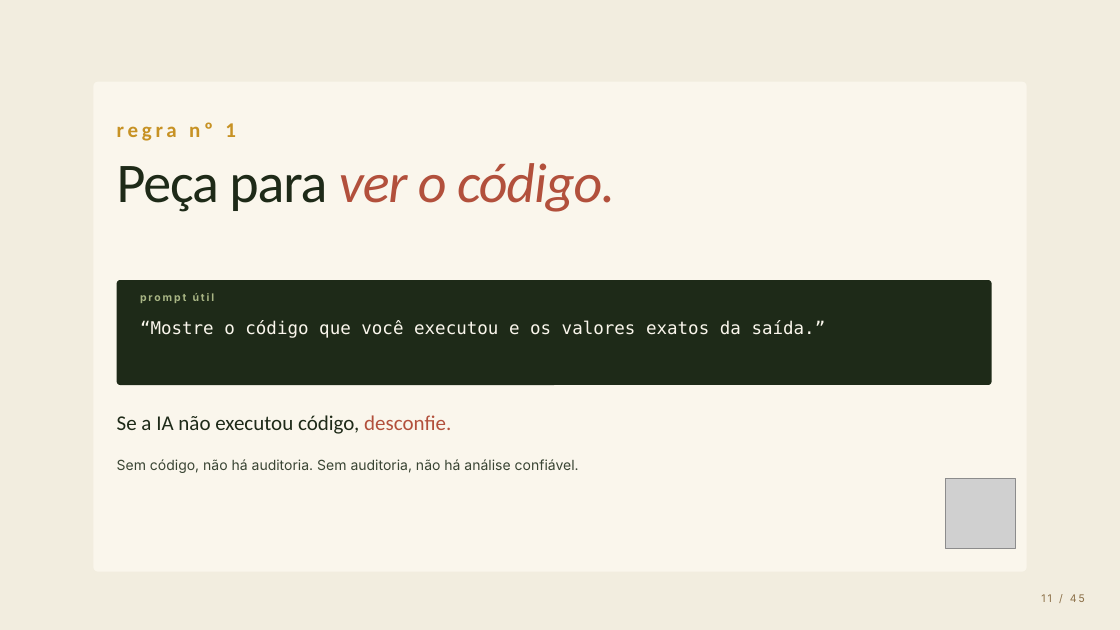
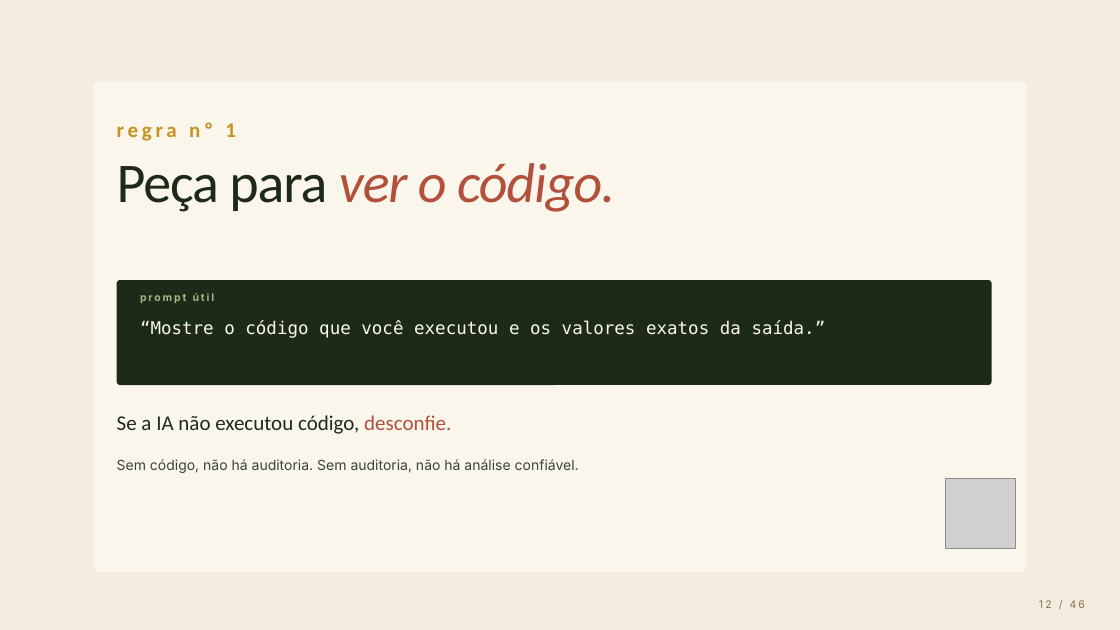
Before and after one commit to guihenrique13/curso-ia-estatistica-inova-agroflorestal, a slide deck: slide 12 of slides/curso-ia-estatistica.pptx (slide 11 before the commit). Drawn at 1120x630 pixels with LibreOffice and Linux fonts; fonts in the diff are those of the drawing; grey boxes stand for pictures; background and template pictures are left out. Boxes give left, top, right and bottom in pixels: in the first picture for what was removed or moved away, otherwise in the second. Text is boxed around its words. In the diff, an @@ line names an element or a change of style, - is before the commit and + after.

```diff
--- a/slides/curso-ia-estatistica.pptx
+++ b/slides/curso-ia-estatistica.pptx
@@ text at (1039, 600, 1085, 608): text changed @@
-11 / 45
+12 / 46
```
Also in this commit, not shown: 44 other slides changed, 1 slide added, 8 other files.
